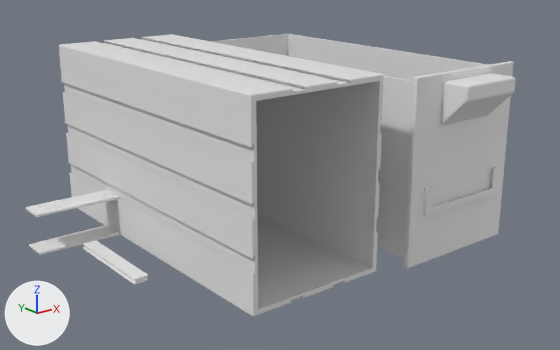
Two versions of the Blender file tcg_storage.blend, one commit apart.
The view is the same before and after, from a 50 mm lens placed at (-231.0, -258.0, 168.0), pointed at (32.0, 71.0, 37.0). Every picture has the same lights, and +X, +Y and +Z are marked at lower left. The picture after the commit comes second.

In view in the first picture: 'drawer', 'key', 'label', 'label_commons', 'shell'.
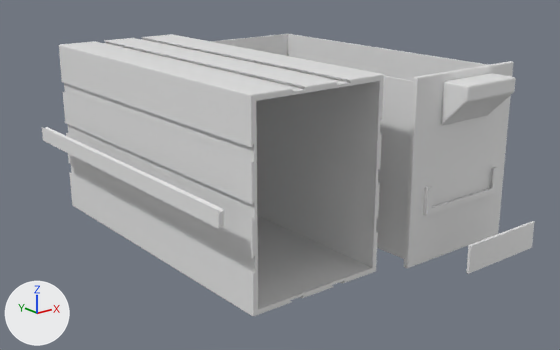
Location of each change, (x1, y1, x2, y2) in pixels of the pictures (560 x 350 px):
'key', moved, turned, rescaled
    before: (83, 240, 149, 285)
    after: (42, 127, 224, 229)
'label', moved, turned
    before: (29, 225, 120, 255)
    after: (466, 221, 535, 274)
'label_commons', deleted
    before: (26, 190, 120, 217)

Patch to the scene script:
```diff
--- a/tcg_storage.blend.py
+++ b/tcg_storage.blend.py
@@ ob_key @@
 ob_key = bpy.data.objects.new('key', me_key)
-ob_key.location = (-60.0, 97.5, 0.0)
+ob_key.location = (-54.4, 97.8, 50.5)
+ob_key.rotation_euler = (0.0, -1.551, 0.0)  # degrees (0, -89, 0)
+ob_key.scale = (1.0, 3.17, 1.0)
@@ ob_label @@
 ob_label = bpy.data.objects.new('label', me_label)
-ob_label.location = (-60.0, 137.5, 0.0)
+ob_label.location = (101.4, -31.1, 8.5)
+ob_label.rotation_euler = (1.567, 0.0, 0.0)  # degrees (90, 0, 0)
@@ ob_label_commons @@
-ob_label_commons = bpy.data.objects.new('label_commons', me_label_commons)
-ob_label_commons.location = (-60.0, 137.5, 22.0)
```
